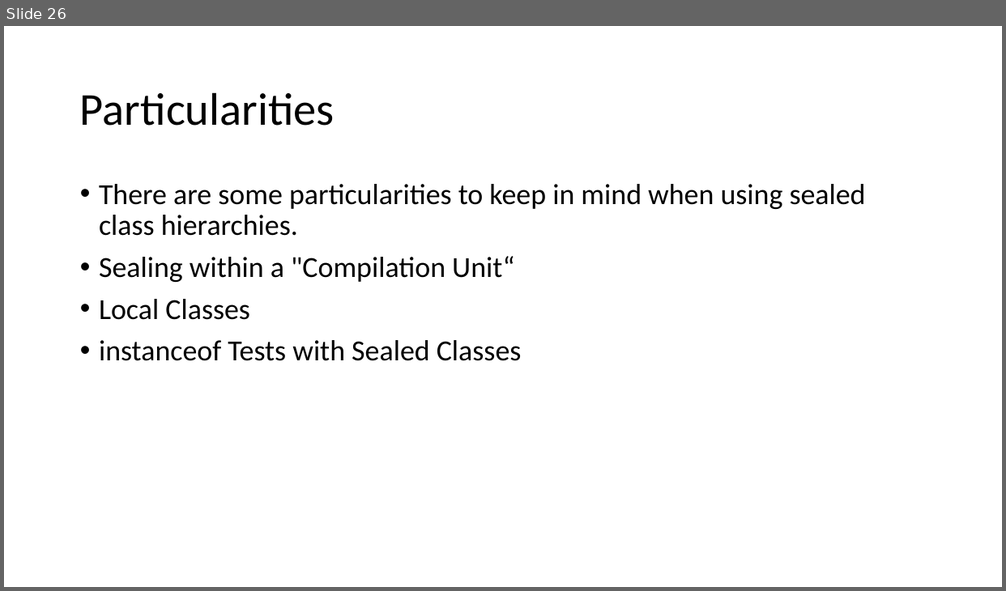
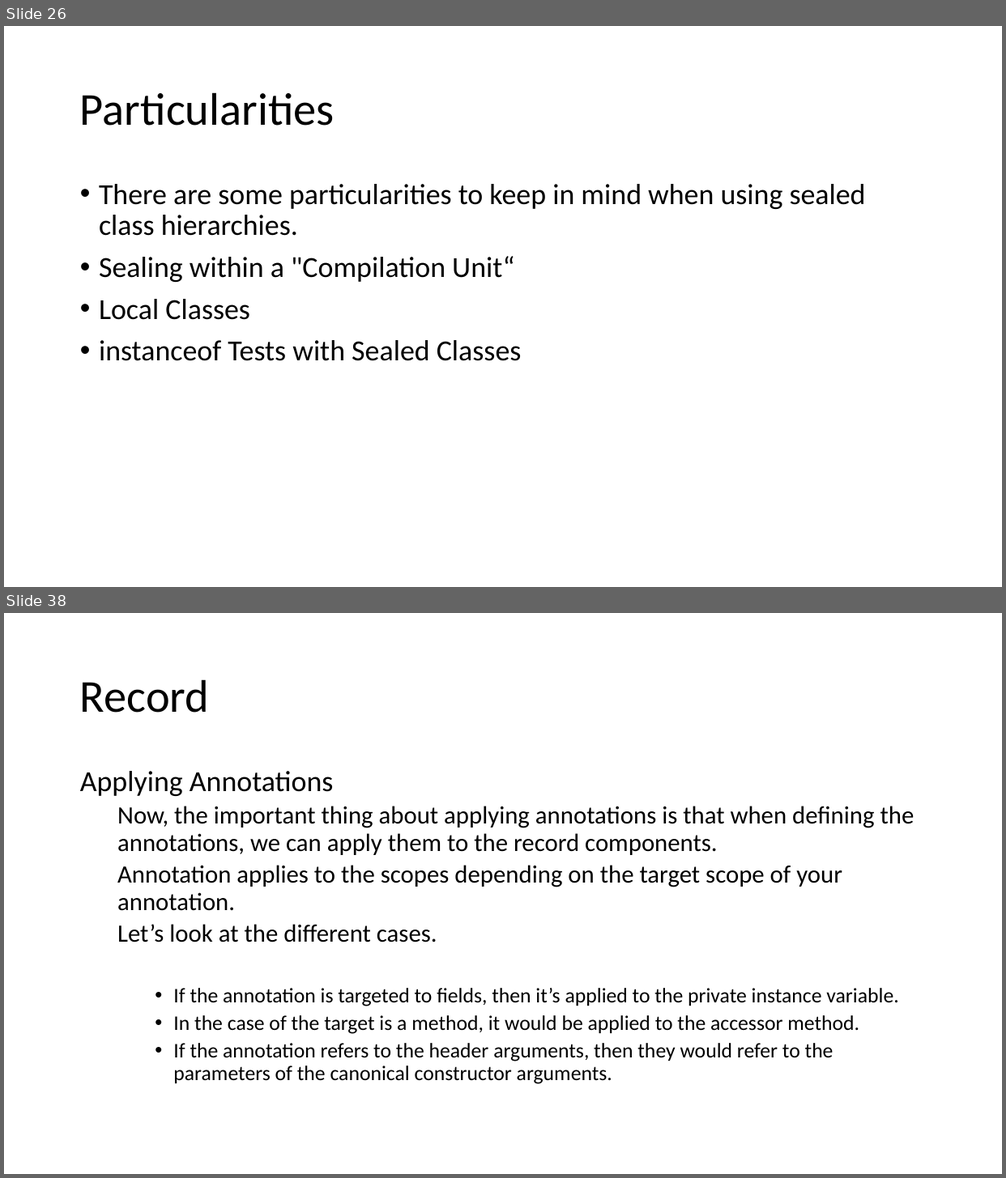
Before and after one commit to techelly/gladvancejavatraining, a slide deck: content/Java 11 and 17 Features.pptx. Shown one above the other, each under a label of ours: slide 26 before the commit, slides 26 and 38 after it; the slides between them are not shown. The pictures are 1006x591 and 1006x1178 pixels, drawn with LibreOffice and Linux fonts; fonts in the diff are those of the drawing. Boxes give left, top, right and bottom in pixels: in the first picture for what was removed or moved away, otherwise in the second. Text is boxed around its words. In the diff, an @@ line names an element or a change of style, - is before the commit and + after.

```diff
--- a/content/Java 11 and 17 Features.pptx
+++ b/content/Java 11 and 17 Features.pptx
@@ slide 38 added at [4,613,1002,1174], background #FFFFFF @@
@@ title added at [80,679,210,713], 44 pt, text #000000 @@
+Record
@@ text added at [80,771,914,1084], 20 pt, text #000000 @@
+Applying Annotations
+  Now, the important thing about applying annotations is that when defining the annotations, we can apply them to the record components.
+  Annotation applies to the scopes depending on the target scope of your annotation.
+  Let’s look at the different cases.
+    • If the annotation is targeted to fields, then it’s applied to the private instance variable.
+    • In the case of the target is a method, it would be applied to the accessor method.
+    • If the annotation refers to the header arguments, then they would refer to the parameters of the canonical constructor arguments.
```
Also in this commit, not shown: 2 slides changed, 16 other slides added, 42 other files.
